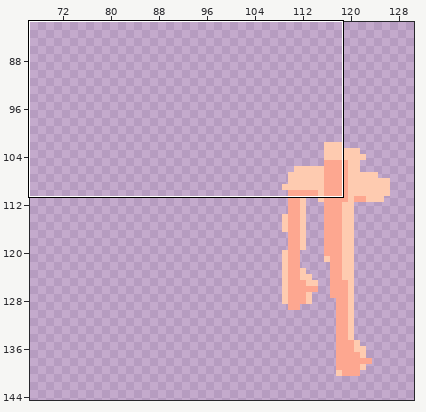
Edited in one commit: pixel-art file (resources/kid/unpacked/asesprite/arms/fair_right.aseprite). Above, an overview of the earlier version with the close-up marked.
Close-up. Before the commit:
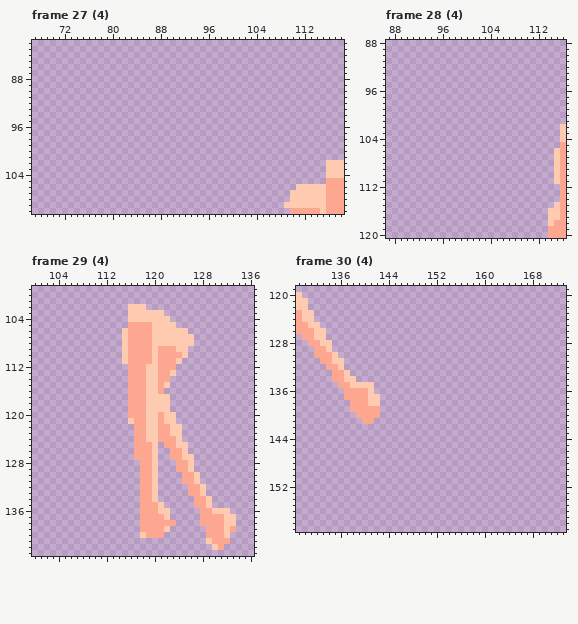
256x256 pixels, 64 frames. Shown: frame 27 (4): x 67..118, y 82..110; frame 28 (4): x 87..116, y 88..120; frame 29 (4): x 100..136, y 99..143; frame 30 (4): x 129..173, y 119..159. The wide view leaves out empty margins. The commit also changed other frames or places, which this record leaves out.
Once edited:
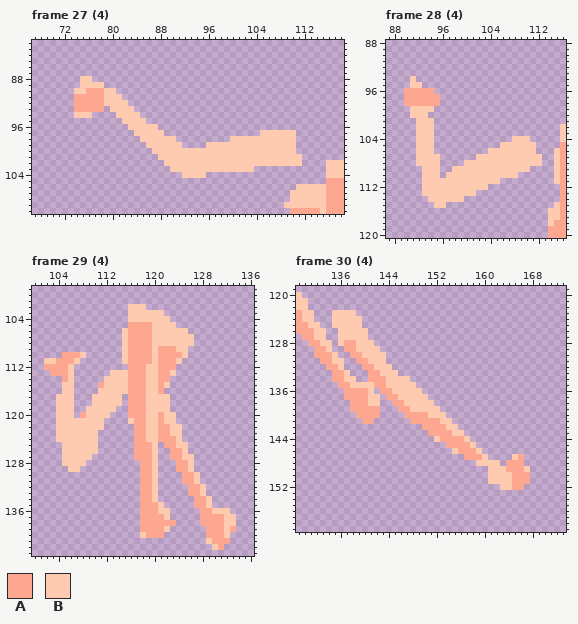
Palette (. is transparent): A #fda790  B #fecbb0
From old to new:
Changed rows in their new state; - is an unchanged pixel.
Frame 27 (4), layer "strike":
first column x 74:
 88 -BB-----------------------------------
 89 -BBBB---------------------------------
 90 BBAAABB-------------------------------
 91 AAAAABBB------------------------------
 92 AAAAABBBB-----------------------------
 93 AAAAA-BBBB----------------------------
 94 BBB----BBBB---------------------------
 95 --------BBBB--------------------------
 96 ---------BBBBB------------------------
 97 ----------BBBBB----------------BBBBBB-
 98 -----------BBBBBB---------BBBBBBBBBBB-
 99 ------------BBBBBB----BBBBBBBBBBBBBBB-
100 -------------BBBBBBBBBBBBBBBBBBBBBBBB-
101 --------------BBBBBBBBBBBBBBBBBBBBBBBB
102 ---------------BBBBBBBBBBBBBBBBBBBBBBB
103 ----------------BBBBBBBBBBBBBB--------
104 ------------------BBBB----------------
Frame 28 (4), layer "strike":
first column x 90:
 94 -B---------------------
 95 -BB--------------------
 96 AAAAA------------------
 97 AAAAAA-----------------
 98 AAAAAA-----------------
 99 -BBBB------------------
100 -BBB-------------------
101 --BBB------------------
102 --BBB------------------
103 --BBB------------------
104 --BBB-------------BBB--
105 --BBB-----------BBBBBB-
106 --BBB---------BBBBBBBB-
107 --BBBB------BBBBBBBBBBB
108 --BBBB----BBBBBBBBBBBBB
109 ---BBB--BBBBBBBBBBBBB--
110 ---BBB-BBBBBBBBBBBB----
111 ---BBBBBBBBBBBBB-------
112 ---BBBBBBBBBBB---------
113 ---BBBBBBBBB-----------
114 ----BBBBBB-------------
115 -----BB----------------
Frame 29 (4), layer "strike":
first column x 102:
110 ---AAAB-------
111 BBAAAB--------
112 AAAAB---------
113 -AAAB------BBB
114 ---AB-----BBBB
115 ---BB----ABBBB
116 ---BB----BBBBB
117 --BBB---BBBBB-
118 --BBB---BBBBB-
119 --BBB--BBBBB--
120 --BBB-ABBBB---
121 --BBBBBBBB----
122 --BBBBBBBB----
123 --BBBBBBB-----
124 --BBBBBBB-----
125 ---BBBBBB-----
126 ---BBBBBB-----
127 ---BBBBB------
128 ---BBBB-------
129 ----BB--------
Frame 30 (4), layer "strike":
first column x 135:
123 BBBB-----------------------------
124 BBBBB----------------------------
125 BBBBB----------------------------
126 -BBBBB---------------------------
127 -BBBBB---------------------------
128 -BAABBB--------------------------
129 --AABBBB-------------------------
130 ---AABBBB------------------------
131 ----AABBB------------------------
132 -----AABBB-----------------------
133 ------AABBB----------------------
134 ------AAABBBB--------------------
135 -------AABBBBB-------------------
136 --------AABBBBB------------------
137 ---------AABBBBB-----------------
138 ----------AABBBBB----------------
139 -----------AABBBBB---------------
140 ------------AAAABBB--------------
141 -------------AAAAABB-------------
142 ---------------AAAABB------------
143 ----------------AAAABB-----------
144 -----------------BAAAAB----------
145 -------------------AAAAB---------
146 --------------------BAAAB--------
147 ----------------------AAAB----BA-
148 ------------------------BBBB-AAA-
149 --------------------------BBBAAAB
150 --------------------------BBBBAAA
151 --------------------------BBBBAAA
152 ----------------------------BBAA-
Pixel boxes of the changes (left, top, right, bottom) in both close-ups:
added: (74, 76, 302, 178)
added: (404, 76, 542, 208)
added: (44, 352, 128, 472)
added: (332, 310, 530, 490)
